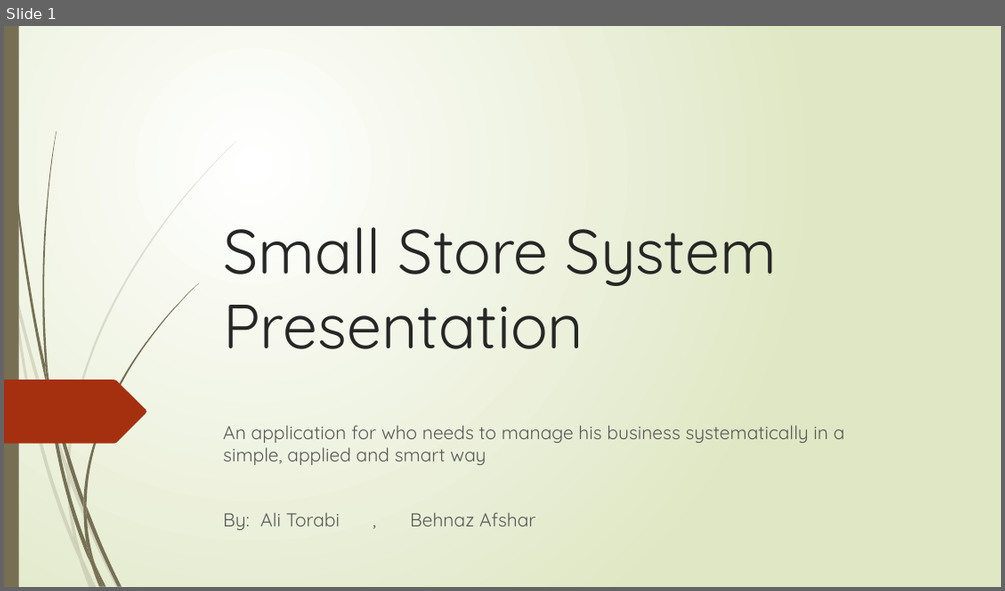
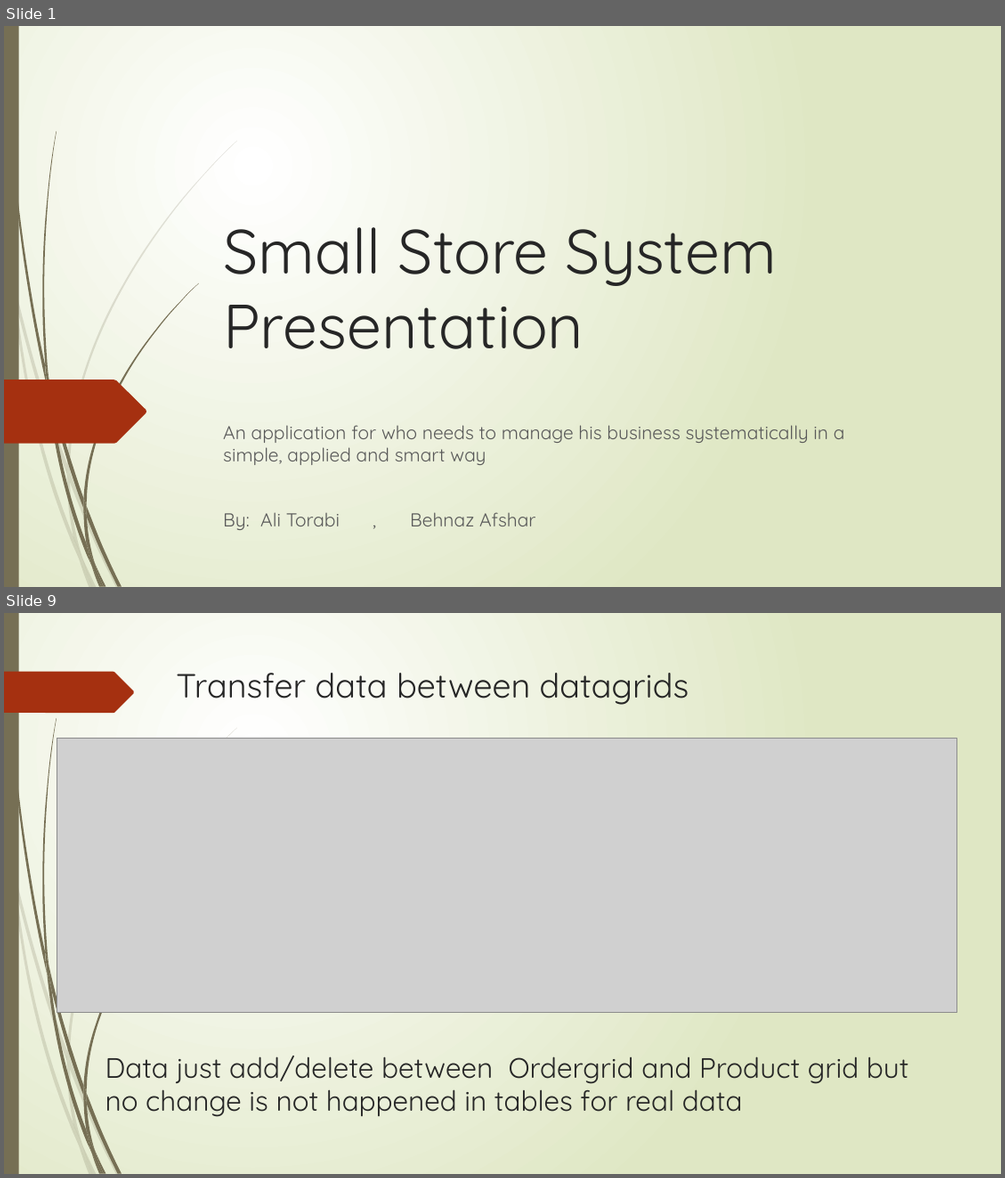
Before and after one commit to alitorabi1/SmallStore, a slide deck: Documents/Presentation1.pptx. Shown one above the other, each under a label of ours: slide 1 before the commit, slides 1 and 9 after it; the slides between them are not shown. The pictures are 1005x591 and 1005x1178 pixels, drawn with LibreOffice and Linux fonts; fonts in the diff are those of the drawing; grey boxes stand for pictures. Boxes give left, top, right and bottom in pixels: in the first picture for what was removed or moved away, otherwise in the second. Text is boxed around its words. In the diff, an @@ line names an element or a change of style, - is before the commit and + after.

```diff
--- a/Documents/Presentation1.pptx
+++ b/Documents/Presentation1.pptx
@@ slide 9 added at [4, 613, 1001, 1174], background gradient #FFFFFF to #DFE8C4; not listed: 23 template elements that a slide beside it also shows @@
@@ freeform shape added at [4, 672, 134, 713], fill #A53010 @@
@@ title added at [176, 673, 689, 705], 32.4 pt, text #262626 @@
+Transfer data between datagrids
@@ picture added at [57, 738, 956, 1013] @@
@@ text added at [105, 1055, 909, 1117], 27 pt, text #262626 @@
+Data just add/delete between Ordergrid and Product grid but no change is not happened in tables for real data
```
Also in this commit, not shown: 1 slide changed, 7 other slides added, 11 slides removed.
